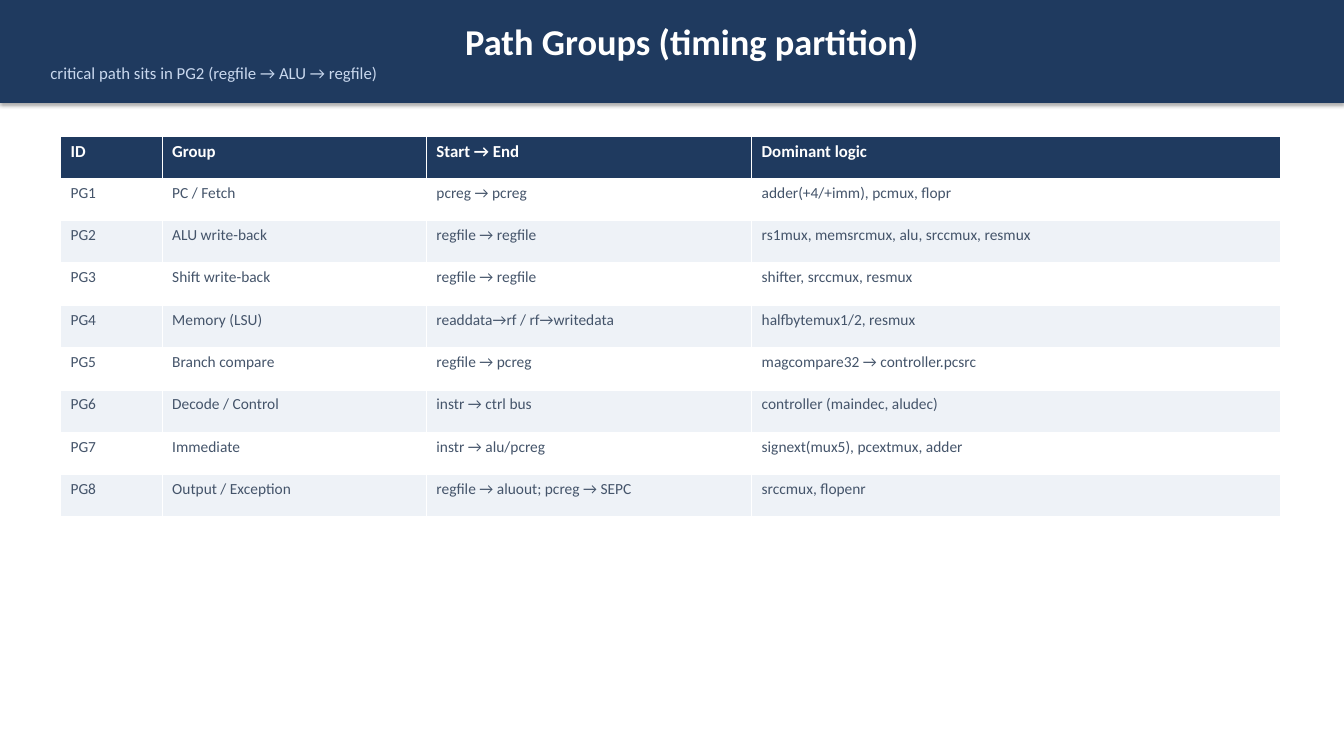
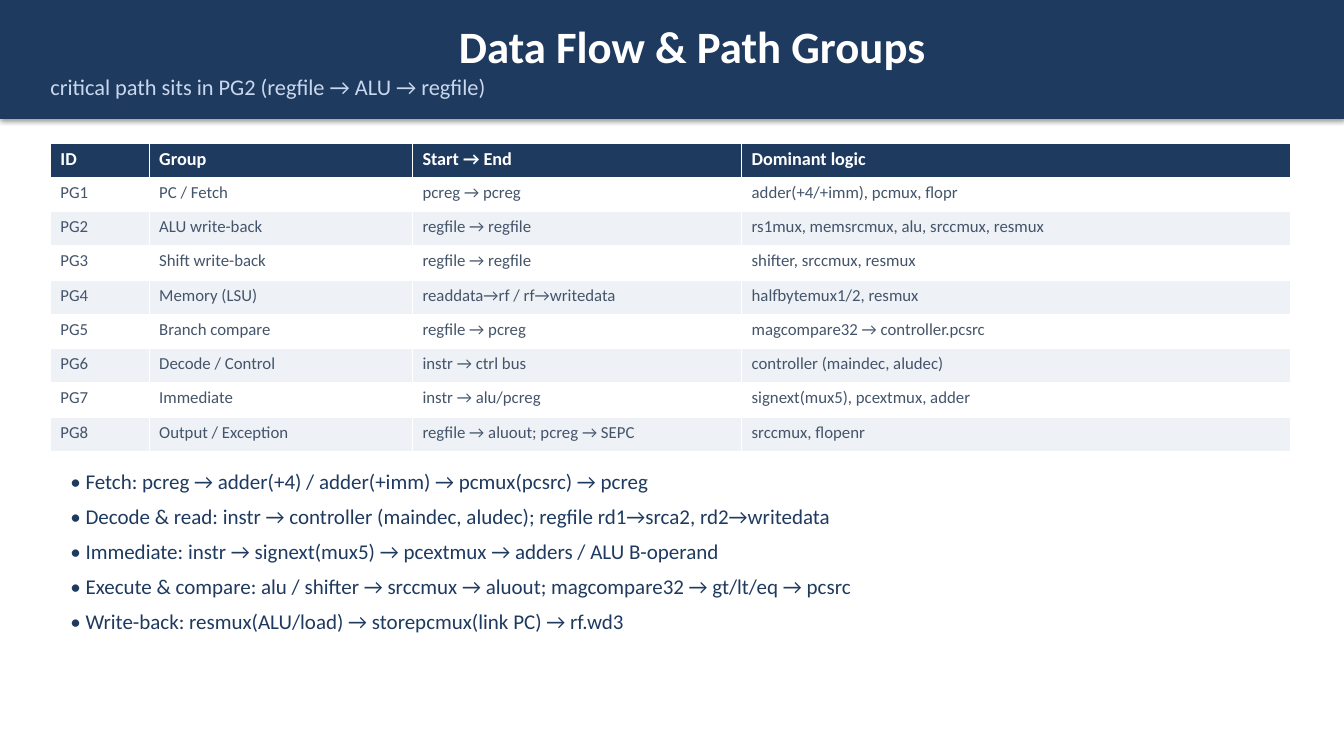
Before and after one commit to wuhannus/lunarch, a slide deck: slide 5 of flow/LUNARCH_AI_Driven_Chip_Design.pptx (slide 7 before the commit). Drawn at 1344x756 pixels with LibreOffice and Linux fonts; fonts in the diff are those of the drawing. Boxes give left, top, right and bottom in pixels: in the first picture for what was removed or moved away, otherwise in the second. Text is boxed around its words. In the diff, an @@ line names an element or a change of style, - is before the commit and + after.

Commit message:
Deck: add two-loop diagram + extra-cell table and NAND/NAND3/INV reasoning after the cell-type page

```diff
--- a/flow/LUNARCH_AI_Driven_Chip_Design.pptx
+++ b/flow/LUNARCH_AI_Driven_Chip_Design.pptx
@@ rectangle "Data Flow & Path Groups": place and size @@
-rectangle "Data Flow & Path Groups" at [0,0,1344,103]
+rectangle "Data Flow & Path Groups" at [0,0,1344,119]
@@ text in rectangle at [459,31,925,70]: text changed; size 26 to 32 pt @@
-Path Groups (timing partition)
+Data Flow & Path Groups
@@ text in rectangle at [50,79,485,99]: size 12 to 16 pt in "critical path sits in PG2 (regfile → ..." @@
@@ table at [50,143,1291,452] @@
@@ size 12 to 13 pt in "ID", "Group", "Start → End", "Dominant logic" @@
@@ size 11 to 12 pt @@
@@ table: place and size @@
-table at [60,136,1280,517]
+table at [50,143,1291,452]
@@ text added at [86,474,851,633], 15 pt, text #1F3A5F @@
+• Fetch: pcreg → adder(+4) / adder(+imm) → pcmux(pcsrc) → pcreg
+• Decode & read: instr → controller (maindec, aludec); regfile rd1→srca2, rd2→writedata
+• Immediate: instr → signext(mux5) → pcextmux → adders / ALU B-operand
+• Execute & compare: alu / shifter → srccmux → aluout; magcompare32 → gt/lt/eq → pcsrc
+• Write-back: resmux(ALU/load) → storepcmux(link PC) → rf.wd3
```
Also in this commit, not shown: 9 other slides changed, 7 slides added, 8 slides removed, 1 other file.
